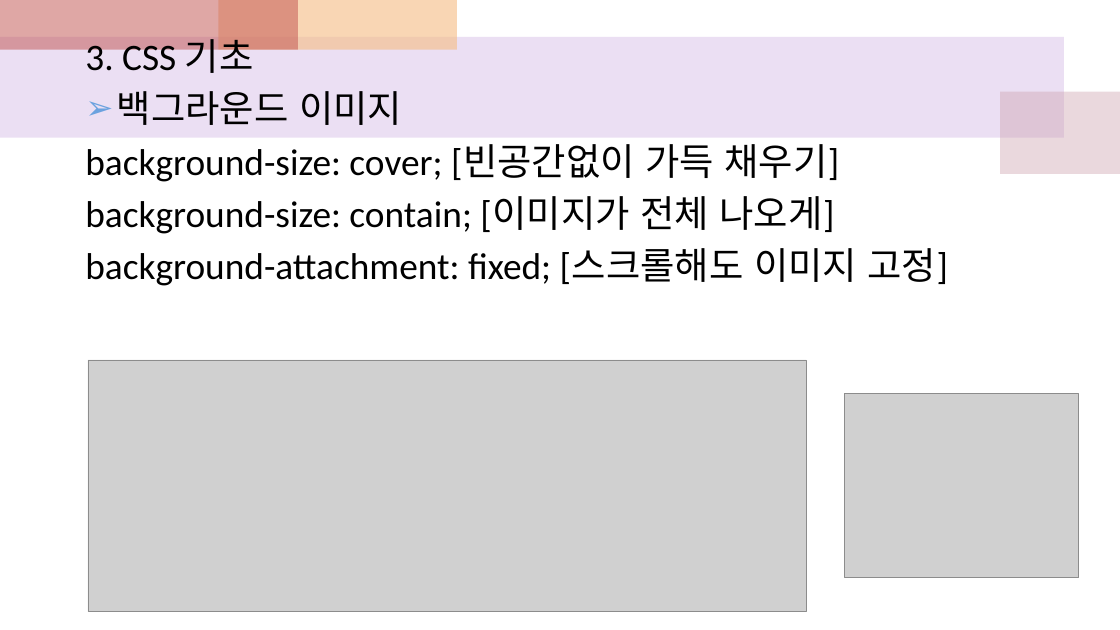
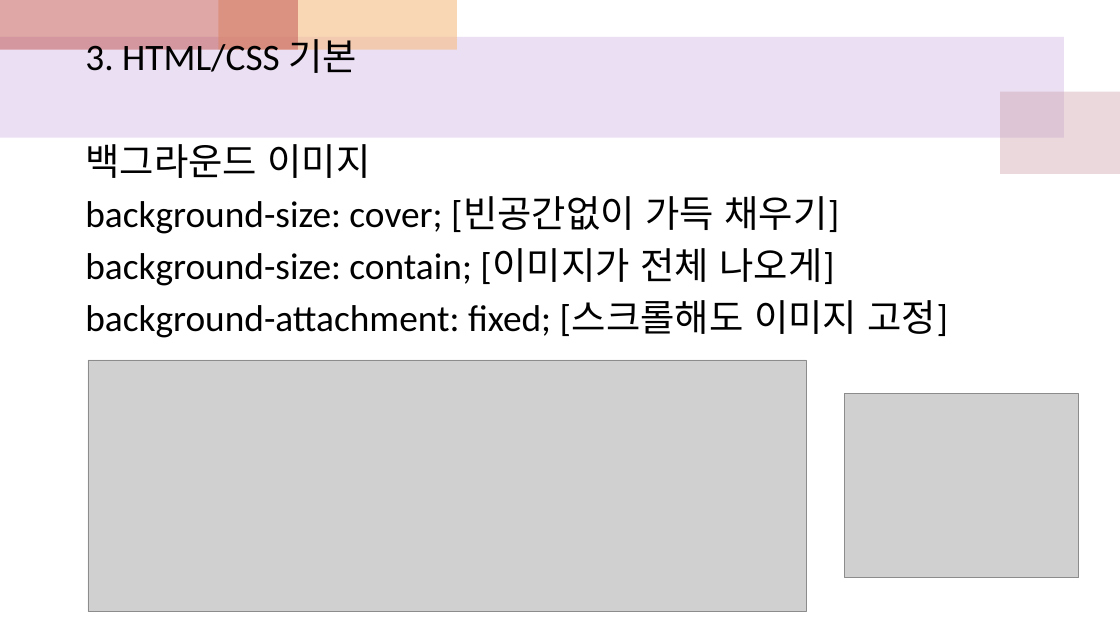
Before and after one commit to sonsungjong/html_css, a slide deck: slide 34 of htmlcss수업참고자료.pptx (slide 31 before the commit). Drawn at 1120x630 pixels with LibreOffice and Linux fonts; fonts in the diff are those of the drawing; grey boxes stand for pictures. Boxes give left, top, right and bottom in pixels: in the first picture for what was removed or moved away, otherwise in the second. Text is boxed around its words. In the diff, an @@ line names an element or a change of style, - is before the commit and + after.

```diff
--- a/htmlcss수업참고자료.pptx
+++ b/htmlcss수업참고자료.pptx
@@ text at box(85, 32, 358, 80): text changed @@
-3. CSS 기초
+3. HTML/CSS 기본
@@ text at box(85, 144, 371, 178): bullet ➢ to none @@
```
Also in this commit, not shown: 7 other slides changed, 12 slides added, 12 slides removed.
